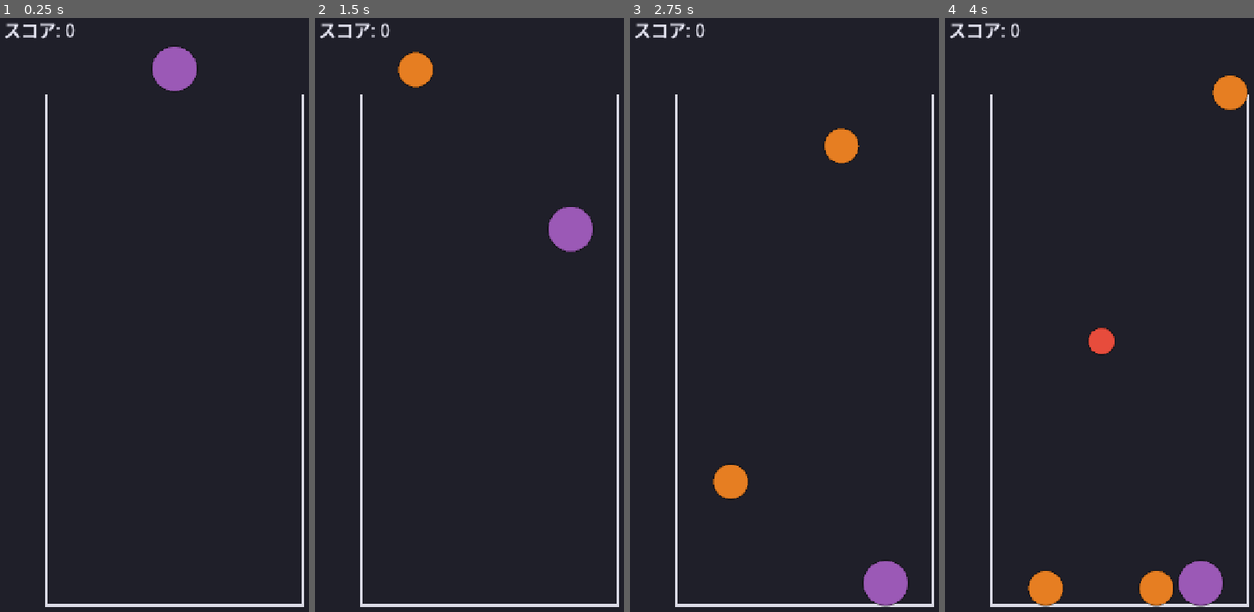
Above: before the commit, frames 1-4 (left to right).
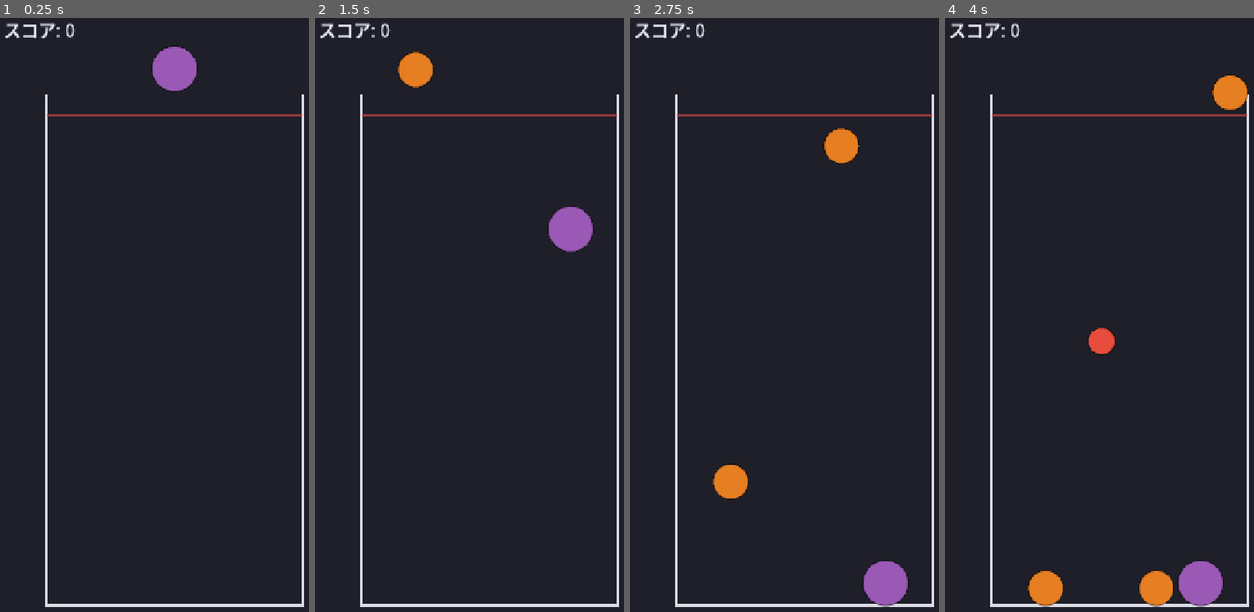
Above: after the commit, the same moments.

Repository: lalalalasuke-jpg/suika-game
Game: Godot game, scene res://scenes/main.tscn
The game is run twice, just before and just after one commit, with the same random seed, the same clock (stepped at 60 frames per second) and the same inputs.
Inputs (mouse positions are in pixels of both pictures, inside the frame that each line leads up to):
- Up to frame 1 (0.25 s): no input
- Up to frame 2 (1.5 s): tap Enter at 0.5 s; move the mouse to (571, 303) at 0.52 s; click (571, 303) at 0.67 s; move the mouse to (416, 368) at 1.27 s; click (416, 368) at 1.42 s
- Up to frame 3 (2.75 s): move the mouse to (840, 190) at 2.02 s; click (840, 190) at 2.17 s
- Up to frame 4 (4 s): move the mouse to (1102, 469) at 2.77 s; click (1102, 469) at 2.92 s; move the mouse to (1229, 433) at 3.52 s; click (1229, 433) at 3.67 s

The runs differ from the first frame. In frame 1, 0.3% of the frame differs, in the area x 15-98%, y 16-17%; in frame 2, 0.3%; in frame 3, 0.3%; in frame 4, 0.3%.

Commit message:
スイカゲーム: ゲームオーバー線とリスタート
- 危険ラインを超えた果物が 1.5s 居座ったらゲームオーバー
- fruits グループで全果物を毎フレーム判定
- GameOverPanel 表示、クリックで reload_current_scene

Co-Authored-By: Claude Sonnet 5 <noreply@anthropic.com>

Diff:
--- a/scenes/fruit.gd
+++ b/scenes/fruit.gd
@@ -25,6 +25,8 @@
 
 func _ready() -> void:
 	_apply_rank()
+	# 「fruits」グループに登録。main がまとめて見つけられるようにする
+	add_to_group("fruits")
 	# 他の物体に触れたら _on_body_entered が呼ばれるようにする
 	body_entered.connect(_on_body_entered)
 
--- a/scenes/main.gd
+++ b/scenes/main.gd
@@ -11,12 +11,21 @@
 const COOLDOWN := 0.6
 ## 最初に出てくる果物の最大ランク（0〜これ の中からランダム）
 const SPAWN_MAX_RANK := 2
+## この Y より上に果物が居座ったらアウト
+const LINE_Y := 210.0
+## 何秒 居座り続けたらゲームオーバーにするか
+const GAME_OVER_DELAY := 1.5
 
 var current_fruit: Fruit = null
 var can_drop := true
 var score := 0
+var game_over := false
+# 果物がラインを超えている状態が続いている時間
+var danger_time := 0.0
 
 @onready var score_label: Label = $ScoreLabel
+@onready var game_over_panel: Control = $GameOverPanel
+@onready var final_score_label: Label = $GameOverPanel/FinalScore
 
 
 func _ready() -> void:
@@ -24,19 +33,25 @@
 	_spawn_next()
 
 
-func _process(_delta: float) -> void:
+func _process(delta: float) -> void:
+	if game_over:
+		return
 	if current_fruit != null:
 		var r := current_fruit.radius
 		current_fruit.position.x = clampf(get_global_mouse_position().x, BIN_LEFT + r, BIN_RIGHT - r)
+	_check_game_over(delta)
 
 
 func _unhandled_input(event: InputEvent) -> void:
 	if event is InputEventMouseButton and event.pressed and event.button_index == MOUSE_BUTTON_LEFT:
-		_drop()
+		if game_over:
+			get_tree().reload_current_scene()  # シーンを丸ごと読み直して最初から
+		else:
+			_drop()
 
 
 func _drop() -> void:
-	if not can_drop or current_fruit == null:
+	if game_over or not can_drop or current_fruit == null:
 		return
 	current_fruit.freeze = false
 	current_fruit = null
@@ -47,6 +62,8 @@
 
 
 func _spawn_next() -> void:
+	if game_over:
+		return
 	var rank := randi() % (SPAWN_MAX_RANK + 1)
 	var f := _make_fruit(rank)
 	f.freeze = true
@@ -88,5 +105,34 @@
 	f.global_position = pos
 
 
+# 落ちて止まっている果物がラインを超えていないか毎フレーム確認
+func _check_game_over(delta: float) -> void:
+	var over_line := false
+	for node in get_tree().get_nodes_in_group("fruits"):
+		var f := node as Fruit
+		if f == null or not is_instance_valid(f):
+			continue
+		if f == current_fruit or f.freeze:
+			continue  # 手に持っている（まだ落としてない）果物は対象外
+		if f.global_position.y - f.radius < LINE_Y:
+			over_line = true
+			break
+	if over_line:
+		danger_time += delta
+		if danger_time >= GAME_OVER_DELAY:
+			_do_game_over()
+	else:
+		danger_time = 0.0
+
+
+func _do_game_over() -> void:
+	game_over = true
+	final_score_label.text = "スコア: %d" % score
+	game_over_panel.visible = true
+	if current_fruit != null:
+		current_fruit.queue_free()
+		current_fruit = null
+
+
 func _update_score() -> void:
 	score_label.text = "スコア: %d" % score
--- a/scenes/main.tscn
+++ b/scenes/main.tscn
@@ -37,6 +37,11 @@
 default_color = Color(0.86, 0.86, 0.9, 1)
 joint_mode = 2
 
+[node name="GameOverLine" type="Line2D" parent="."]
+points = PackedVector2Array(110, 210, 610, 210)
+width = 3.0
+default_color = Color(0.9, 0.3, 0.3, 0.55)
+
 [node name="ScoreLabel" type="Label" parent="."]
 offset_left = 26.0
 offset_top = 18.0
@@ -46,3 +51,42 @@
 theme_override_colors/font_color = Color(0.9, 0.9, 0.95, 1)
 theme_override_font_sizes/font_size = 34
 text = "スコア: 0"
+
+[node name="GameOverPanel" type="Control" parent="."]
+visible = false
+offset_right = 720.0
+offset_bottom = 1280.0
+mouse_filter = 2
+
+[node name="Dim" type="ColorRect" parent="GameOverPanel"]
+offset_right = 720.0
+offset_bottom = 1280.0
+mouse_filter = 2
+color = Color(0, 0, 0, 0.55)
+
+[node name="Title" type="Label" parent="GameOverPanel"]
+offset_top = 500.0
+offset_right = 720.0
+offset_bottom = 580.0
+mouse_filter = 2
+theme_override_font_sizes/font_size = 64
+text = "ゲームオーバー"
+horizontal_alignment = 1
+
+[node name="FinalScore" type="Label" parent="GameOverPanel"]
+offset_top = 600.0
+offset_right = 720.0
+offset_bottom = 650.0
+mouse_filter = 2
+theme_override_font_sizes/font_size = 40
+text = "スコア: 0"
+horizontal_alignment = 1
+
+[node name="Hint" type="Label" parent="GameOverPanel"]
+offset_top = 680.0
+offset_right = 720.0
+offset_bottom = 720.0
+mouse_filter = 2
+theme_override_font_sizes/font_size = 28
+text = "クリックでもう一度"
+horizontal_alignment = 1
